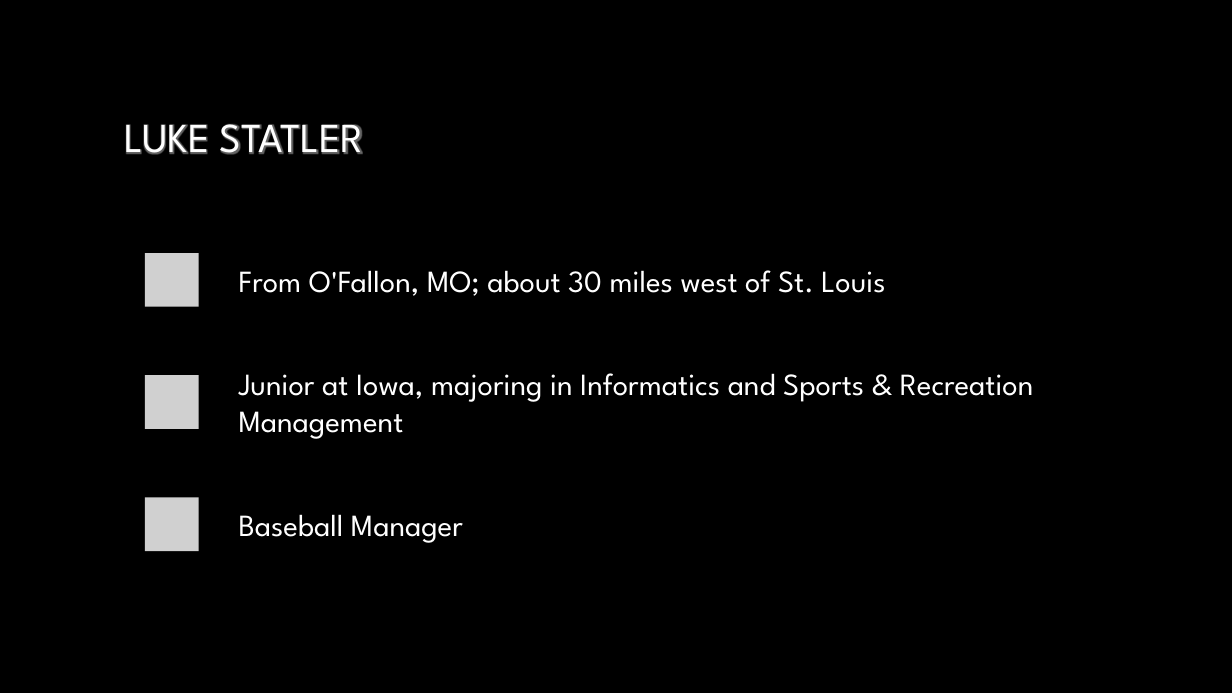
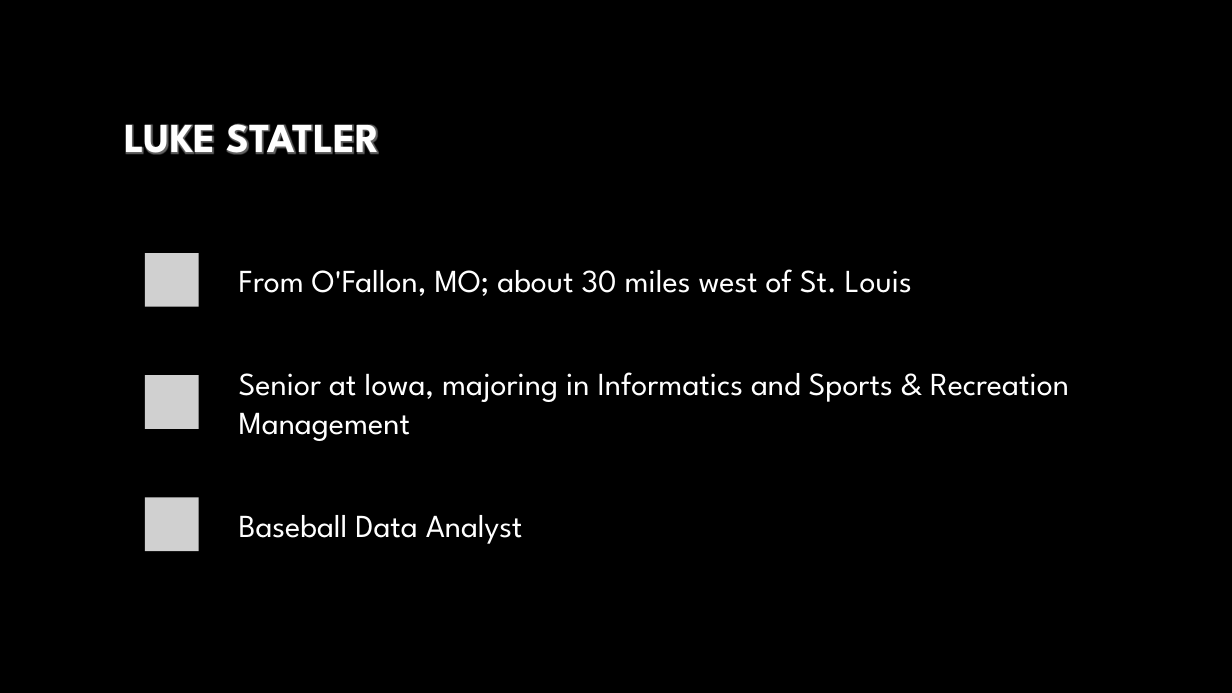
Before and after one commit to cjskalla/Sports-Analytics-SIG, a slide deck: slide 3 of Meeting Info/9-3.pptx. Drawn at 1232x693 pixels with LibreOffice and Linux fonts; fonts in the diff are those of the drawing; grey boxes stand for pictures; background and template pictures are left out. Boxes give left, top, right and bottom in pixels: in the first picture for what was removed or moved away, otherwise in the second. Text is boxed around its words. In the diff, an @@ line names an element or a change of style, - is before the commit and + after.

```diff
--- a/Meeting Info/9-3.pptx
+++ b/Meeting Info/9-3.pptx
@@ title "LUKE STATLER" at (125,124,379,155): bold on @@
@@ text "From O'Fallon, MO; about 30 ..." at (239,269,912,296): size 24 to 25 pt @@
@@ text at (239,372,1069,441): text changed; size 24 to 25 pt @@
-Junior at Iowa, majoring in Informatics and Sports & Recreation Management
+Senior at Iowa, majoring in Informatics and Sports & Recreation Management
@@ text at (239,515,523,544): text changed; size 24 to 25 pt @@
-Baseball Manager
+Baseball Data Analyst
```
Also in this commit, not shown: 5 other slides changed, 2 slides added, 2 other files.
